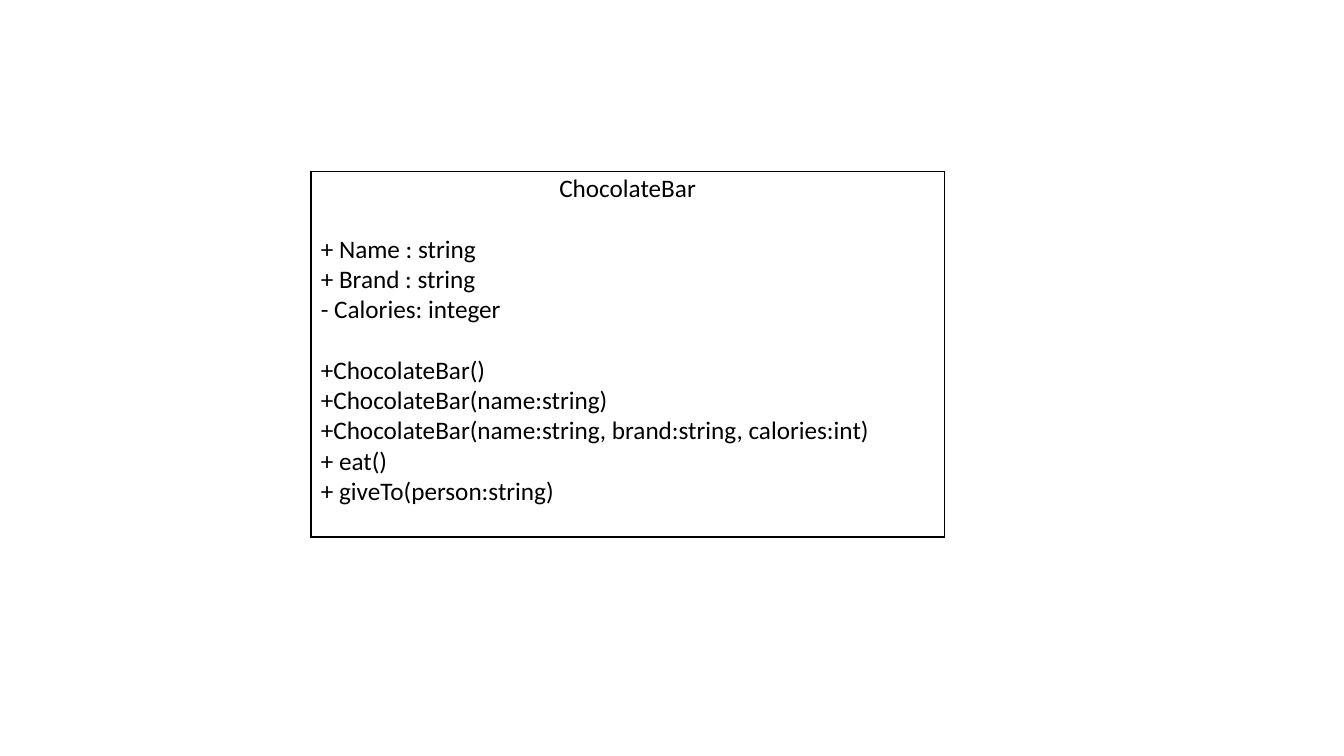
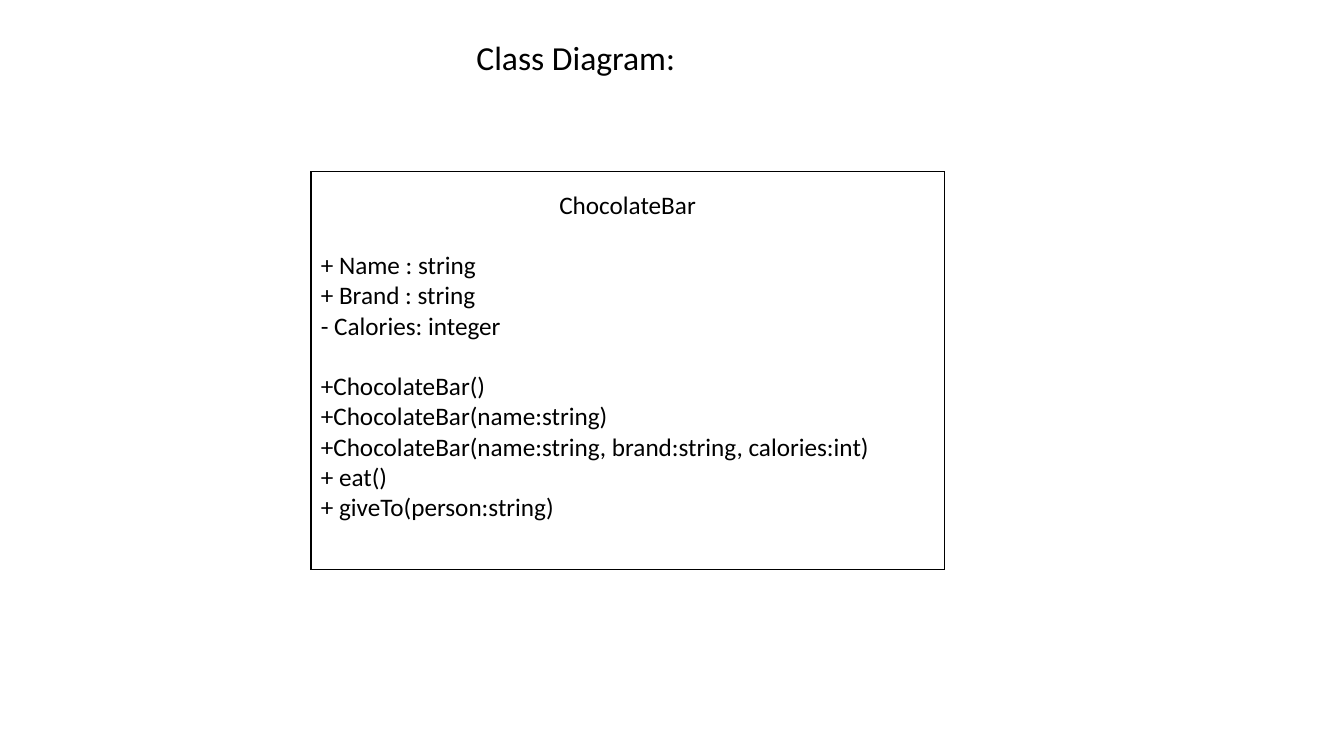
Before and after one commit to 15DaleO/ChocolateBarDebugging, a slide deck: slide 1 of Debugging Challenge Instructions.pptx. Drawn at 1344x756 pixels with LibreOffice and Linux fonts; fonts in the diff are those of the drawing. Boxes give left, top, right and bottom in pixels: in the first picture for what was removed or moved away, otherwise in the second. Text is boxed around its words. In the diff, an @@ line names an element or a change of style, - is before the commit and + after.

Commit message:
Fixed powerpoint

```diff
--- a/Debugging Challenge Instructions.pptx
+++ b/Debugging Challenge Instructions.pptx
@@ text added at bbox=[476, 46, 675, 76], 24 pt, text #000000 @@
+Class Diagram:
@@ rectangle "ChocolateBar": place and size @@
-rectangle "ChocolateBar" at bbox=[311, 171, 944, 537]
+rectangle "ChocolateBar" at bbox=[311, 171, 944, 570]
```
